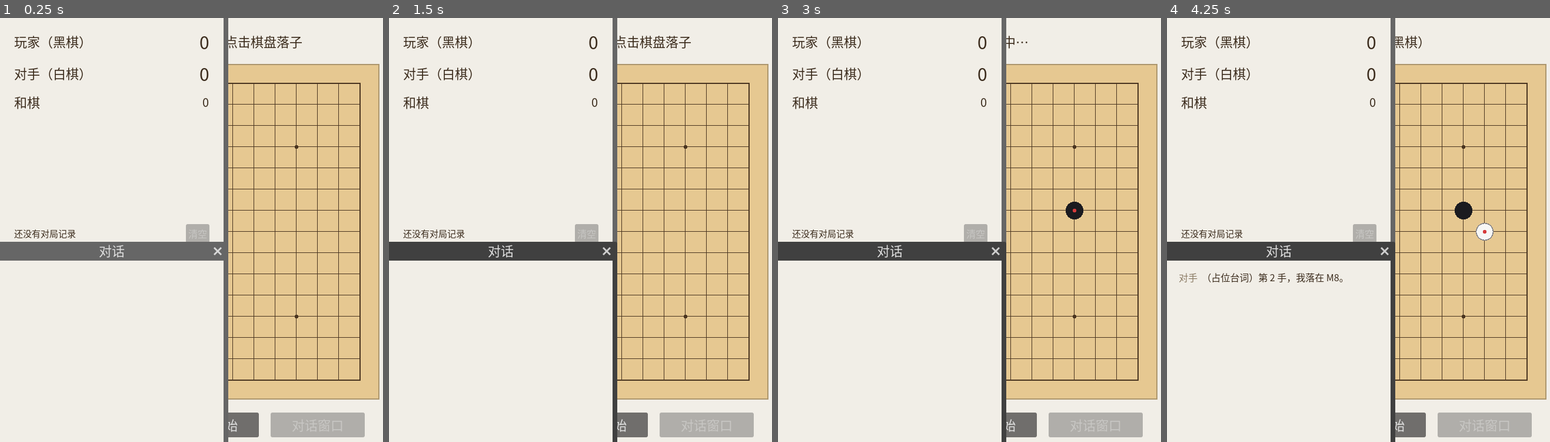
Above: before the commit, frames 1-4 (left to right).
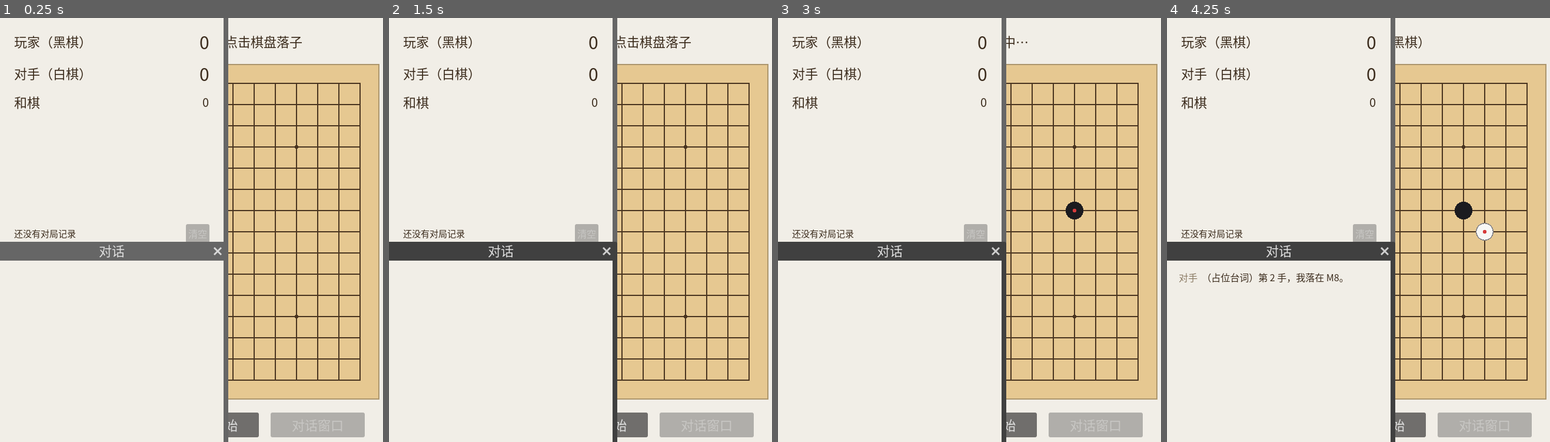
Above: after the commit, the same moments.

Repository: lyl-66/Self-Talk-Five-In-A-Row
Game: Godot game, scene res://main.tscn
Same seed, same stepped clock (60 frames per second), same inputs: the game is played once before the commit and once after it.
Inputs (mouse positions are in pixels of both pictures, inside the frame that each line leads up to):
- Up to frame 1 (0.25 s): no input
- Up to frame 2 (1.5 s): click "重新开始" at 0.5 s; click "重新开始" at 1.25 s
- Up to frame 3 (3 s): click "重新开始" at 2 s; tap Enter at 2.75 s; move the mouse to (1084, 208) at 2.77 s; click (1084, 208) at 2.92 s
- Up to frame 4 (4.25 s): tap Space at 3.5 s; move the mouse to (1293, 251) at 3.52 s; click (1293, 251) at 3.67 s

The runs differ from the first frame. In frame 1, 1.2% of the frame differs, in the area x 59-94%, y 15-86%; in frame 2, 1.2%; in frame 3, 1.2%; in frame 4, 1.2%.

Commit message:
修：窗口小于设计尺寸时，棋盘的竖向格线会被抹掉
expand 拉伸下画布会被缩放：窗口 1000x620 时缩放 0.861，1 像素宽的竖线被抹掉（横向的因为正好落在整像素行上才留下），棋盘看起来只剩横线。
线宽改成按画布缩放反算（get_viewport_transform().get_scale()），保证缩放后仍占满约 1.2 个设备像素。
验证：在 720x720（1.0）、1000x620（0.861）、800x800（1.111）、620x1000（0.861）四种缩放比下，沿棋盘内一行都数到完整的 15 条竖线。

Diff:
--- a/board.gd
+++ b/board.gd
@@ -119,12 +119,18 @@
 	draw_rect(Rect2(Vector2.ZERO, Vector2(board_size, board_size)), board_color)
 	draw_rect(Rect2(Vector2.ZERO, Vector2(board_size, board_size)), border, false, 2.0)
 
+	# 线宽按画布缩放反算：窗口比设计尺寸小时（缩放 < 1），1 像素宽的竖线会被抹掉，
+	# 横向的因为正好落在整像素行上才侥幸留下。
+	var device_scale: Vector2 = get_viewport_transform().get_scale()
+	var line_width: float = maxf(1.0,
+		1.2 / maxf(0.001, minf(device_scale.x, device_scale.y)))
 	var edge := board_size - MARGIN
 	for i: int in Gomoku.SIZE:
 		var offset := MARGIN + CELL * float(i)
-		draw_line(Vector2(MARGIN, offset), Vector2(edge, offset), line_color, 1.0)
-		draw_line(Vector2(offset, MARGIN), Vector2(offset, edge), line_color, 1.0)
-	draw_rect(Rect2(MARGIN, MARGIN, edge - MARGIN, edge - MARGIN), line_color, false, 2.0)
+		draw_line(Vector2(MARGIN, offset), Vector2(edge, offset), line_color, line_width)
+		draw_line(Vector2(offset, MARGIN), Vector2(offset, edge), line_color, line_width)
+	draw_rect(Rect2(MARGIN, MARGIN, edge - MARGIN, edge - MARGIN), line_color, false,
+		line_width + 1.0)
 
 	for star in STAR_POINTS:
 		draw_circle(_to_position(star), 3.0, line_color)
